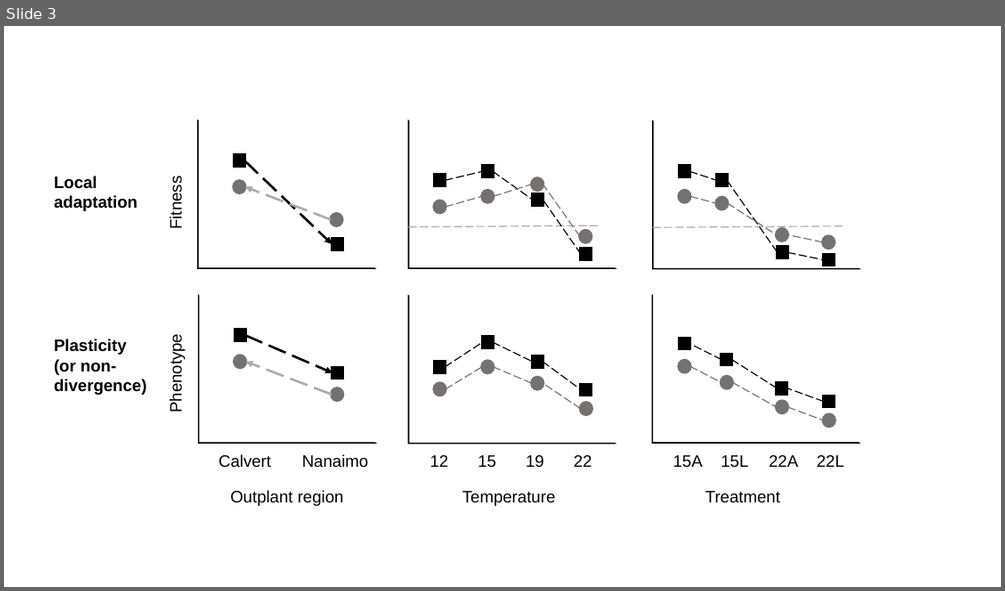
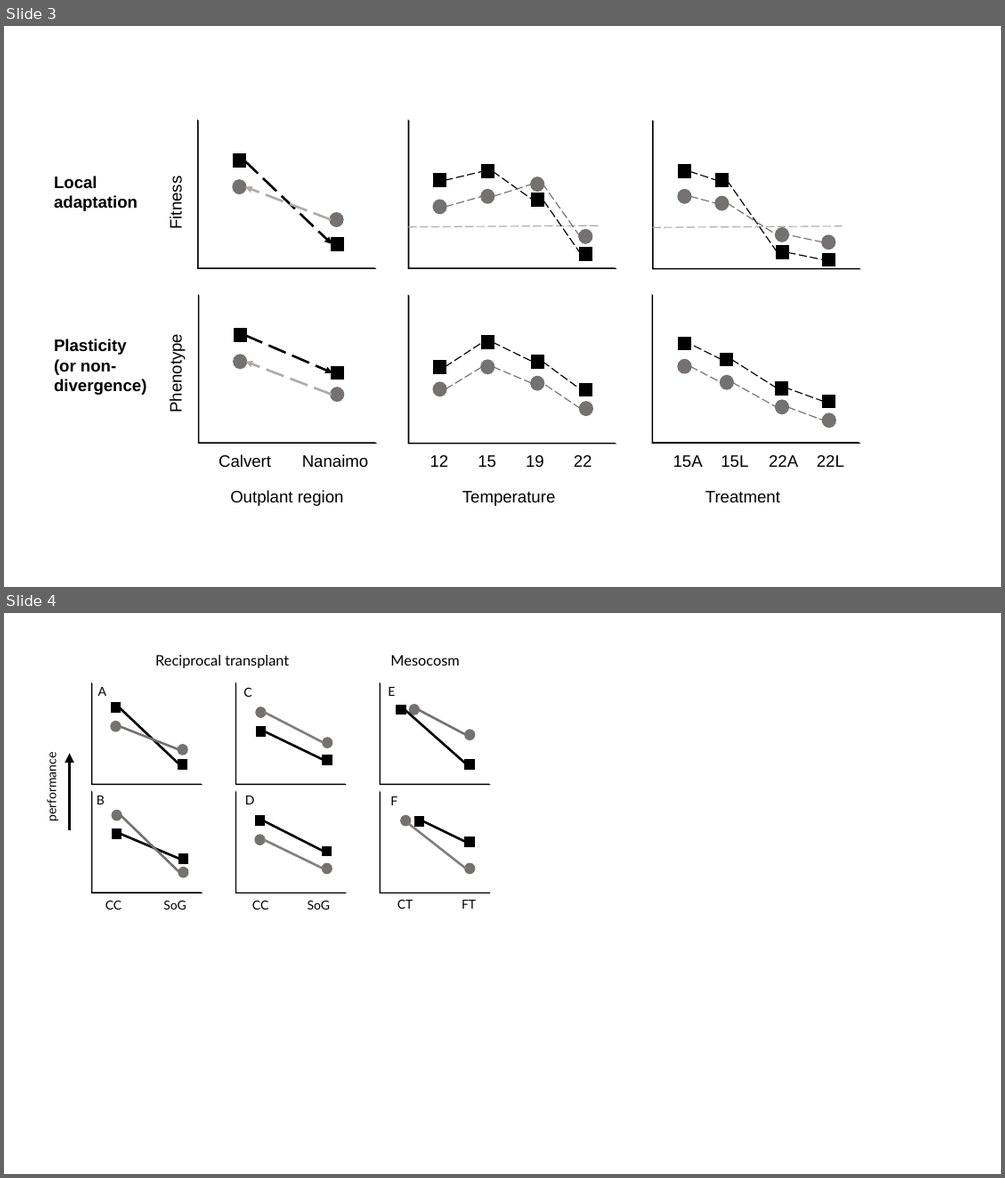
Before and after one commit to fbeaty/FBeaty-nucella, a slide deck: plots/Figures.pptx. Shown one above the other, each under a label of ours: slide 3 before the commit, slides 3 and 4 after it. The pictures are 1005x591 and 1005x1178 pixels, drawn with LibreOffice and Linux fonts; fonts in the diff are those of the drawing. Boxes give left, top, right and bottom in pixels: in the first picture for what was removed or moved away, otherwise in the second. Text is boxed around its words. In the diff, an @@ line names an element or a change of style, - is before the commit and + after.

```diff
--- a/plots/Figures.pptx
+++ b/plots/Figures.pptx
@@ slide 4 added at bbox=[4, 613, 1001, 1174], background #FFFFFF @@
@@ text added at bbox=[155, 655, 289, 668], 14 pt, text #000000 @@
+Reciprocal transplant
@@ text added at bbox=[390, 655, 459, 666], 14 pt, text #000000 @@
+Mesocosm
@@ text added at bbox=[98, 687, 106, 696], 12 pt, text #000000 @@
+A
@@ text added at bbox=[243, 688, 251, 697], 12 pt, text #000000 @@
+C
@@ group added at bbox=[380, 683, 489, 784]: 2 rectangles, 2 ellipses, 2 lines, 1 half frame, 1 text @@
+E
@@ group added at bbox=[92, 683, 201, 784]: 2 rectangles, 2 ellipses, 2 lines, 1 half frame @@
@@ group added at bbox=[236, 683, 346, 784]: 2 rectangles, 2 ellipses, 2 lines, 1 half frame @@
@@ text added at bbox=[44, 759, 59, 820], 12 pt, text #000000 @@
+performance
@@ arrow added from (70, 830) to (70, 753), #000000 3 pt @@
@@ text added at bbox=[97, 795, 105, 804], 12 pt, text #000000 @@
+B
@@ text added at bbox=[245, 795, 255, 804], 12 pt, text #000000 @@
+D
@@ group added at bbox=[380, 792, 489, 893]: 2 rectangles, 2 ellipses, 2 lines, 1 half frame, 1 text @@
+F
@@ group added at bbox=[92, 791, 201, 892]: 2 rectangles, 2 ellipses, 2 lines, 1 half frame @@
@@ group added at bbox=[236, 792, 346, 893]: 2 rectangles, 2 ellipses, 2 lines, 1 half frame @@
@@ text added at bbox=[105, 900, 121, 909], 12 pt, text #000000 @@
+CC
@@ text added at bbox=[163, 900, 186, 909], 12 pt, text #000000 @@
+SoG
@@ text added at bbox=[252, 900, 268, 909], 12 pt, text #000000 @@
+CC
@@ text added at bbox=[307, 900, 331, 909], 12 pt, text #000000 @@
+SoG
@@ text added at bbox=[397, 900, 413, 908], 12 pt, text #000000 @@
+CT
@@ text added at bbox=[461, 900, 476, 908], 12 pt, text #000000 @@
+FT
```
Also in this commit, not shown: 7 other files.
